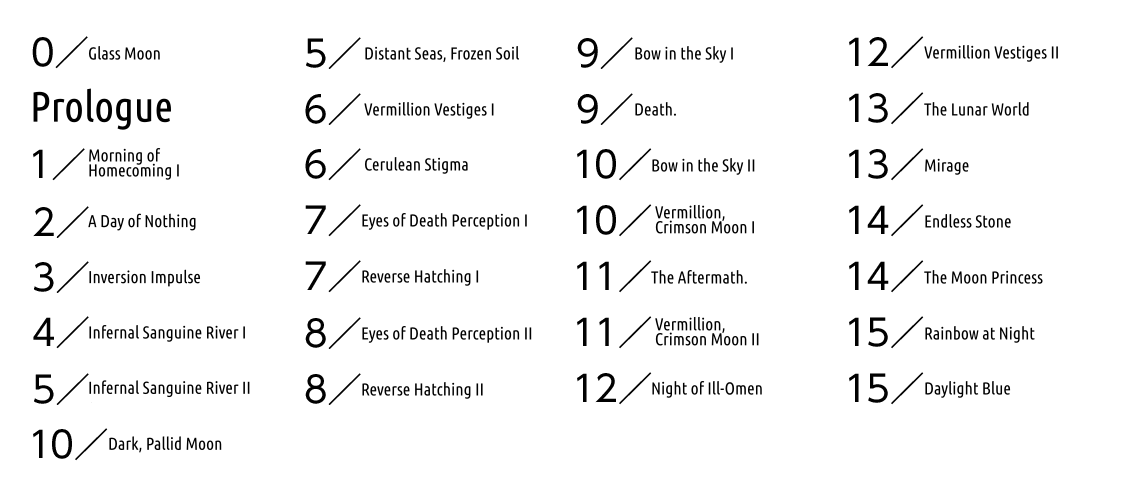
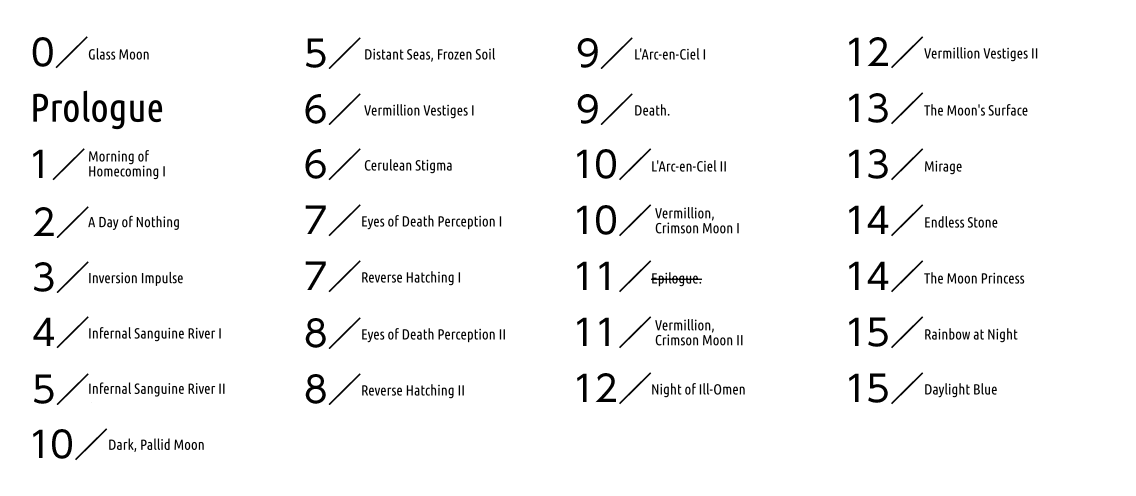
Revision of a layered w=1136, h=496 image; what changed, layer by layer:
painted on "background" over bbox(33, 45, 1058, 453)
